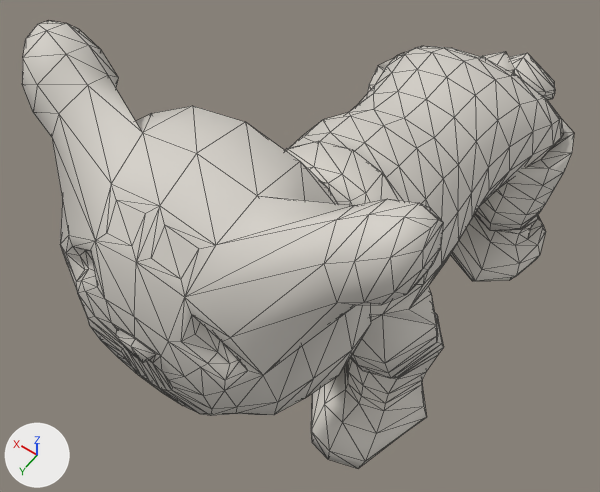
Two versions of the glTF model public/assets/lion/cage/lion_cage_anim.glb, one commit apart.
Camera for both pictures: a 50 mm lens placed at (-0.458, 0.944, 1.459), pointed at (0.062, 0.215, 0.314). The lights are fixed; the arrows at lower left show +X, +Y and +Z. The first picture is the older version. Mesh edges are drawn as thin lines.

Before the edit, the objects in view are built like this:
```python
me_lioncage = bpy.data.meshes.new('LionCage')
me_lioncage.from_pydata(...)  # 999 vertices, 1994 faces; spans x -0.277..0.277, y -0.657..0.644, z 0.004..0.85
me_lioncage.materials.append(mat_rigsurf)  # light grey #d4d0c8
ob_lioncage = bpy.data.objects.new('LionCage', me_lioncage)
ob_lioncage.location = (0.0, 0.0, 0.0)
```
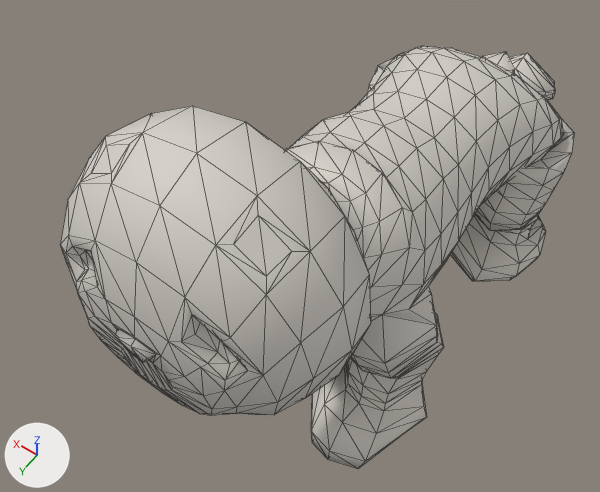
Location of each change, (x1, y1, x2, y2) in pixels of the pictures (600 x 492 px):
'LionCage', reshaped (7% narrower)
    before: (22, 21, 574, 468)
    after: (60, 46, 574, 468)
part 1 of me_lioncage, cut back
    before: (22, 21, 443, 375)
    after: (60, 133, 343, 375)

Edits to the bpy script that builds the scene:
```text
Change me_lioncage:
    used by ob_lioncage; location = (0.0, 0.0, 0.0)
    remove me_lioncage.from_pydata(...)  # 999 vertices, 1994 faces; spans x -0.277..0.277, y -0.657..0.644, z 0.004..0.85
    add me_lioncage.from_pydata(...)  # 937 vertices, 1870 faces; spans x -0.244..0.244, y -0.657..0.644, z 0.004..0.812
    me_lioncage part 1
    72 vertices are removed from x -0.277..0.277, y 0.421..0.597, z 0.713..0.85
    160 faces are deleted
    10 vertices are added at x -0.137..0.137, y 0.507..0.556, z 0.733..0.784
    36 new faces join them
```
